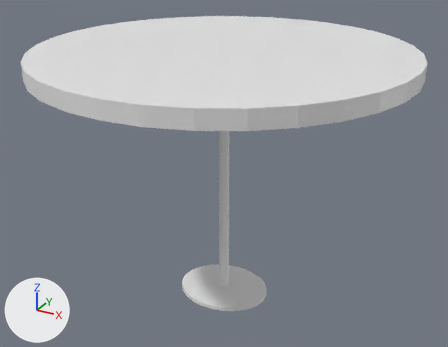
One commit to the FBX model Assets/Models/table2.fbx: the scene before it, then after it.
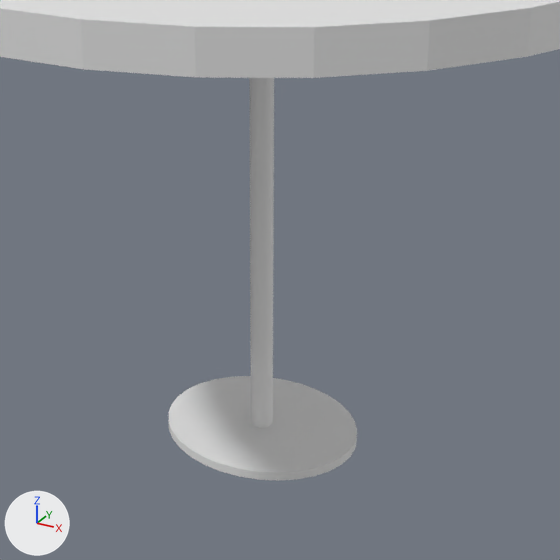
Each version appears first whole from a camera (50 mm lens) standing at (1.53, -2.79, 1.7) and looking at (-0.02, 0.03, 0.3), and next in a close-up on the part from 24% to 80% of the width and 28% to 100% of the height. The lights are fixed; the arrows at lower left show +X, +Y and +Z. Where no turn or scale is listed for an object, it has been applied to the vertices.

The older version as bpy lines, for what is in view:
```python
me_cylinder = bpy.data.meshes.new('Cylinder')
me_cylinder.from_pydata(...)  # a 32-sided cylinder along z spanning x -1.0..1.0, y -1.0..1.0, z -1.0..1.0
me_cylinder_001 = bpy.data.meshes.new('Cylinder.001')
me_cylinder_001.from_pydata(...)  # a 32-sided cylinder along z spanning x -1.0..1.0, y -1.0..1.0, z -0.04..0.04
me_cylinder_002 = bpy.data.meshes.new('Cylinder.002')
me_cylinder_002.from_pydata(...)  # a 32-sided cylinder along z spanning x -0.265..0.265, y -0.22..0.22, z -0.012..0.012
ob_cylinder = bpy.data.objects.new('Cylinder', me_cylinder)
ob_cylinder.location = (0.0, 0.0, 0.264)
ob_cylinder.scale = (0.03, 0.03, 0.7)
ob_cylinder_001 = bpy.data.objects.new('Cylinder.001', me_cylinder_001)
ob_cylinder_001.location = (0.0, 0.0, 0.964)
ob_cylinder_002 = bpy.data.objects.new('Cylinder.002', me_cylinder_002)
ob_cylinder_002.location = (0.0, 0.0, -0.436)
```
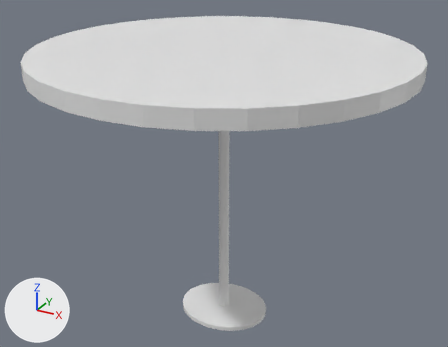
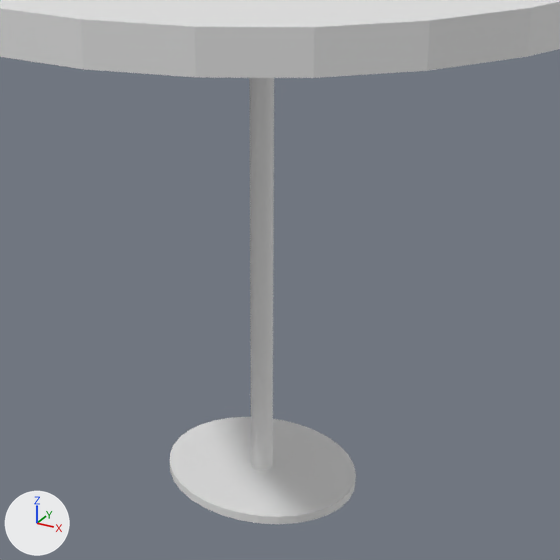
Patch to the scene script:
```diff
--- a/Assets/Models/table2.fbx.py
+++ b/Assets/Models/table2.fbx.py
@@ ob_cylinder_002 @@
 ob_cylinder_002 = bpy.data.objects.new('Cylinder.002', me_cylinder_002)
-ob_cylinder_002.location = (0.0, 0.0, -0.436)
+ob_cylinder_002.location = (0.0, 0.0, -0.574)
```

Pixel boxes (x1, y1, x2, y2) of what changed, in the close-ups (560 x 560 px):
'Cylinder.002', moved: before (168, 376, 357, 481); after (170, 417, 356, 524)
